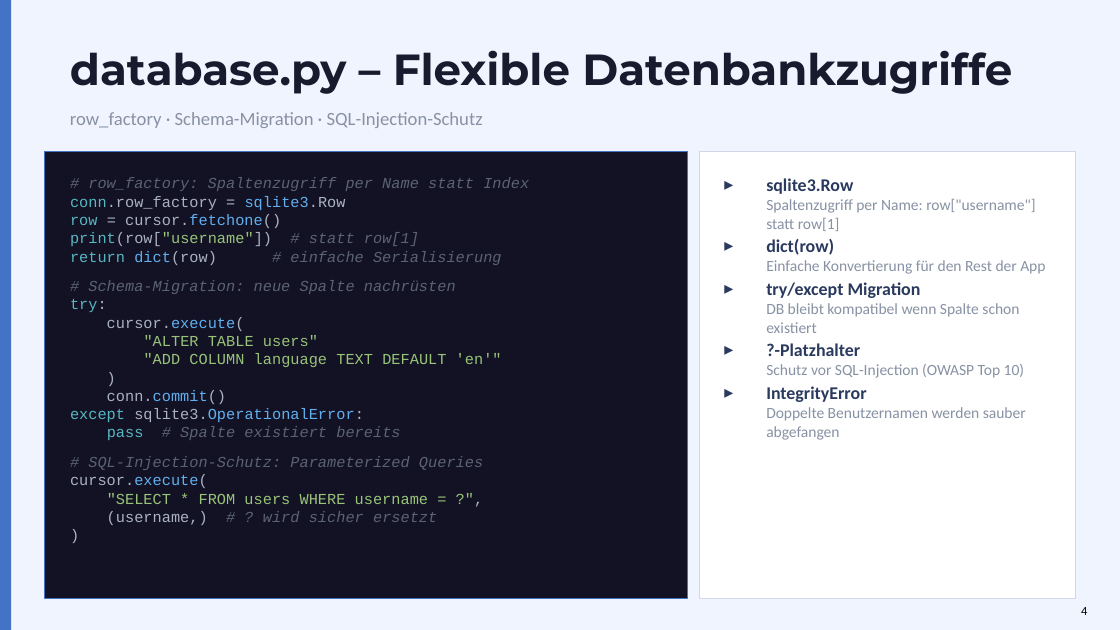
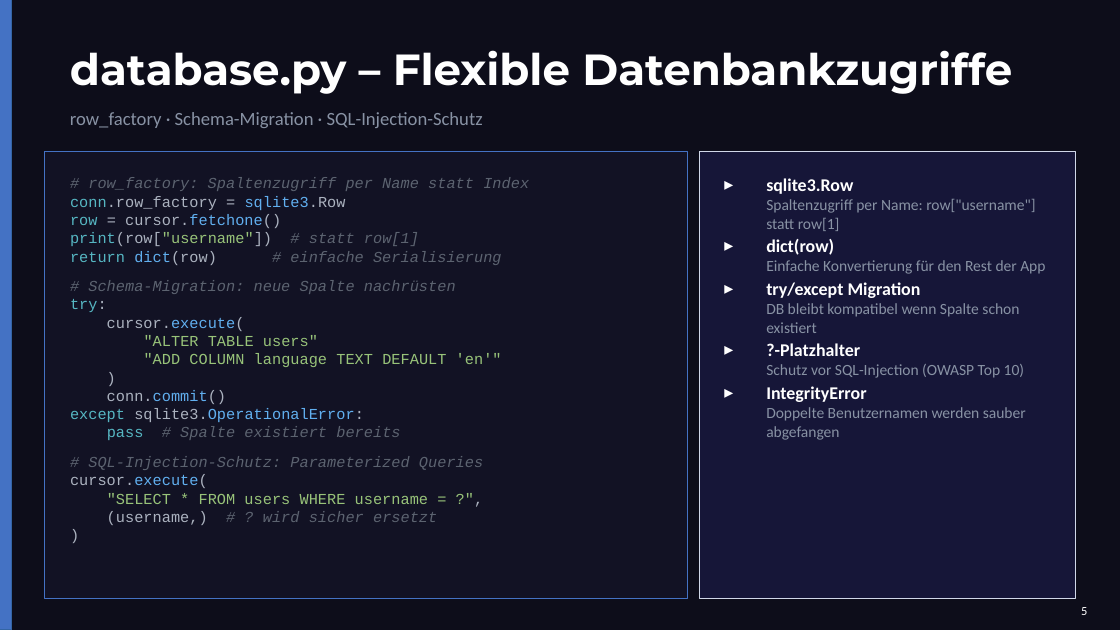
Before and after one commit to Tasterloster/Projekt_berufsschule, a slide deck: slide 5 of Präsentation/Präsentation_Projekt/HHBKTendo_Praesentation_1.pptx (slide 4 before the commit). Drawn at 1120x630 pixels with LibreOffice and Linux fonts; fonts in the diff are those of the drawing. Boxes give left, top, right and bottom in pixels: in the first picture for what was removed or moved away, otherwise in the second. Text is boxed around its words. In the diff, an @@ line names an element or a change of style, - is before the commit and + after.

```diff
--- a/Präsentation/Präsentation_Projekt/HHBKTendo_Praesentation_1.pptx
+++ b/Präsentation/Präsentation_Projekt/HHBKTendo_Praesentation_1.pptx
@@ background #F0F4FF to #0D0D1A @@
@@ text "database.py – Flexible Datenbankzugriffe" at (70, 50, 1012, 94): text colour #1A1A2E to #FFFFFF @@
@@ rectangle at (699, 151, 1075, 598): fill #FFFFFF to #161638 @@
@@ text at (766, 178, 921, 402): text colour #2A3A5E to #FFFFFF in "sqlite3.Row", "dict(row)", "try/except Migration", "?-Platzhalter" and 1 more places @@
@@ text at (1081, 607, 1087, 615): text changed; text colour #000000 to #FFFFFF @@
-4
+5
```
Also in this commit, not shown: 20 other slides changed, 1 other file.
